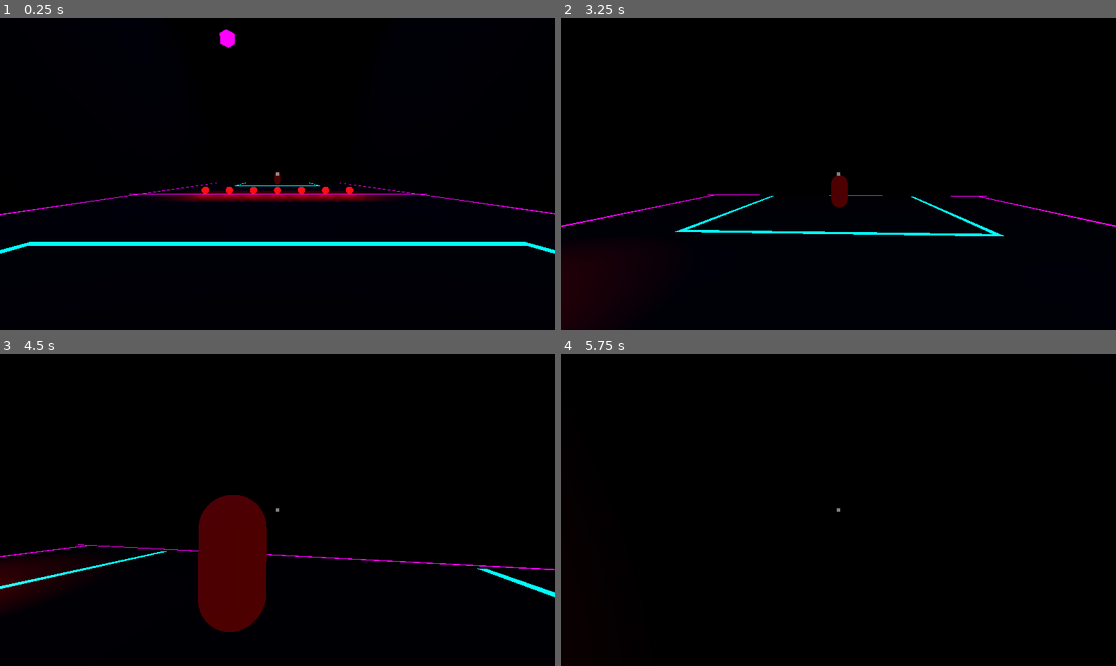
Above: before the commit, frames 1-4 (two rows, left to right).
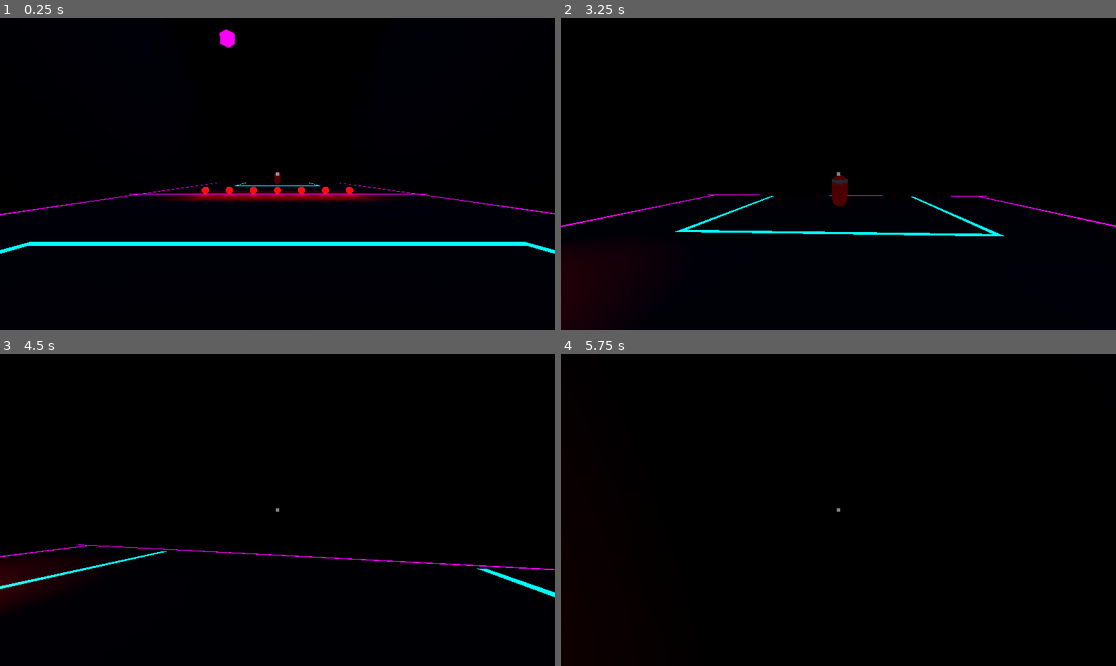
Above: after the commit, the same moments.

Repository: 548778-stack/dodge-ultimate
Game: Godot game, scene res://level_1.tscn
Two runs of this game, one before a commit and one after it. Both use one fixed random seed, a clock stepped at 60 frames per second and the inputs below.
Inputs (mouse positions are in pixels of both pictures, inside the frame that each line leads up to):
- Up to frame 1 (0.25 s): no input
- Up to frame 2 (3.25 s): tap Enter at 0.5 s; move the mouse to (866, 174) at 0.52 s; press the mouse at (866, 174) at 0.53 s; hold W (move_forward) from 0.53 s (still down); tap Space (jump) at 0.77, 1.52, 3.02 s; move the mouse to (810, 174) at 1.27 s; release the mouse at (810, 174) at 1.28 s; click (810, 174) at 1.35 s; move the mouse to (849, 167) at 2.02 s; press the mouse at (849, 167) at 2.03 s; move the mouse to (832, 180) at 2.77 s; release the mouse at (832, 180) at 2.78 s; click (832, 180) at 2.85 s
- Up to frame 3 (4.5 s): keep holding W (move_forward); move the mouse to (316, 513) at 3.52 s; press the mouse at (316, 513) at 3.53 s; tap Space (jump) at 3.77 s; move the mouse to (233, 506) at 4.27 s; release the mouse at (233, 506) at 4.28 s; click (233, 506) at 4.35 s
- Up to frame 4 (5.75 s): keep holding W (move_forward); tap Space (jump) at 4.52 s; move the mouse to (844, 510) at 5.02 s; press the mouse at (844, 510) at 5.03 s

The runs differ from the first frame. In frame 1, less than 0.1% of the frame differs, in the area x 49-51%, y 49-54%; in frame 2, less than 0.1%; in frame 3, 4.8%, in the area x 35-49%, y 45-90%; in frame 4, less than 0.1%.

Commit message:
added enemy behavior

Diff:
--- a/Enemy.tscn
+++ b/Enemy.tscn
@@ -11,10 +11,27 @@
 material = SubResource("StandardMaterial3D_tt7e2")
 
 [sub_resource type="BoxShape3D" id="BoxShape3D_tt7e2"]
-size = Vector3(1, 1.8598328, 1)
+size = Vector3(1, 1.8598328, 1.6005249)
+
+[sub_resource type="BoxShape3D" id="BoxShape3D_s7bn3"]
+size = Vector3(20, 8.525, 20)
+
+[sub_resource type="CylinderMesh" id="CylinderMesh_tt7e2"]
+height = 0.2
+
+[sub_resource type="CapsuleMesh" id="CapsuleMesh_tt7e2"]
+radius = 0.05
+height = 0.1
 
 [node name="Enemy" type="CharacterBody3D" unique_id=1436146039]
 script = ExtResource("1_tt7e2")
+min_throw_force = null
+max_throw_force = null
+throw_strength = null
+throw_interval = null
+player_path = null
+divider_x = null
+speed = null
 
 [node name="CollisionShape3D" type="CollisionShape3D" parent="." unique_id=1966790885]
 shape = SubResource("CapsuleShape3D_gqquq")
@@ -25,11 +42,31 @@
 [node name="NavigationAgent3D" type="NavigationAgent3D" parent="." unique_id=1465528661]
 
 [node name="HoldPosition" type="Marker3D" parent="." unique_id=915925379]
-transform = Transform3D(1, 0, 0, 0, 1, 0, 0, 0, 1, -0.39829445, 0, 0.49993396)
+transform = Transform3D(1, 0, 0, 0, 1, 0, 0, 0, 1, -0.45985568, 0, 0.7522011)
 
 [node name="PickUpArea" type="Area3D" parent="." unique_id=553782569]
 transform = Transform3D(1, 0, 0, 0, 1, 0, 0, 0, 1, 0, 0.14426184, 1.0207043)
 
 [node name="CollisionShape3D" type="CollisionShape3D" parent="PickUpArea" unique_id=1505541201]
-transform = Transform3D(1, 0, 0, 0, 1, 0, 0, 0, 1, 0, -0.07255554, 0)
+transform = Transform3D(1, 0, 0, 0, 1, 0, 0, 0, 1, 0, -0.07255554, 0.26602173)
 shape = SubResource("BoxShape3D_tt7e2")
+
+[node name="BallDetectionArea" type="Area3D" parent="." unique_id=960952184]
+
+[node name="CollisionShape3D" type="CollisionShape3D" parent="BallDetectionArea" unique_id=1725876078]
+transform = Transform3D(1, 0, 0, 0, 1, 0, 0, 0, 1, 0, 3.2503662, 0)
+shape = SubResource("BoxShape3D_s7bn3")
+
+[node name="Head" type="Node3D" parent="." unique_id=1440917691]
+
+[node name="MeshInstance3D2" type="MeshInstance3D" parent="Head" unique_id=1347121030]
+transform = Transform3D(1, 0, 0, 0, 1, 0, 0, 0, 1, 0, 0.6222724, 0)
+mesh = SubResource("CylinderMesh_tt7e2")
+
+[node name="MeshInstance3D3" type="MeshInstance3D" parent="Head" unique_id=1873740954]
+transform = Transform3D(1, 0, 0, 0, 1, 0, 0, 0, 1, -0.11661698, 0.47287077, 0.5027921)
+mesh = SubResource("CapsuleMesh_tt7e2")
+
+[node name="MeshInstance3D4" type="MeshInstance3D" parent="Head" unique_id=56432190]
+transform = Transform3D(1, 0, 0, 0, 1, 0, 0, 0, 1, 0.12254587, 0.47287077, 0.5027921)
+mesh = SubResource("CapsuleMesh_tt7e2")
--- a/enemy.gd
+++ b/enemy.gd
@@ -1,5 +1,12 @@
 extends CharacterBody3D
 
+@export var min_throw_force: float = 10.0
+@export var max_throw_force: float = 35.0
+@export_range(0.0, 1.0) var throw_strength: float = 0.7
+@export var throw_interval: float = 2.0
+
+@export var player_path: NodePath
+@export var divider_x: float = 0.0
 @export var speed: float = 4.0
 @export var gravity: float = ProjectSettings.get_setting(
     "physics/3d/default_gravity"
@@ -8,14 +15,18 @@
 @onready var navigation_agent: NavigationAgent3D = $NavigationAgent3D
 @onready var hold_position: Marker3D = $HoldPosition
 @onready var pickup_area: Area3D = $PickUpArea
+@onready var detection_area: Area3D = $BallDetectionArea
+@onready var player: Node3D = get_node_or_null(player_path) as Node3D
 
 var carried_ball: RigidBody3D
-var nearby_balls: Array[RigidBody3D] = []
+var detected_balls: Array[RigidBody3D] = []
+var throw_timer: float = 0.0
 
 
 func _ready() -> void:
-	pickup_area.body_entered.connect(_on_pickup_area_body_entered)
-	pickup_area.body_exited.connect(_on_pickup_area_body_exited)
+	detection_area.body_entered.connect(_on_detection_body_entered)
+	detection_area.body_exited.connect(_on_detection_body_exited)
+	pickup_area.body_entered.connect(_on_pickup_body_entered)
 
 
 func _physics_process(delta: float) -> void:
@@ -28,28 +39,33 @@
 		carried_ball.global_position = hold_position.global_position
 		velocity.x = 0.0
 		velocity.z = 0.0
+
+		throw_timer += delta
+		if can_detect_player() and throw_timer >= throw_interval:
+			throw_ball_at_player()
+
 		move_and_slide()
 		return
-	else:
-		carried_ball = null
+	carried_ball = null
 
-	# Remove balls that have been deleted.
-	for i in range(nearby_balls.size() - 1, -1, -1):
-		if not is_instance_valid(nearby_balls[i]):
-			nearby_balls.remove_at(i)
+	# Forget balls that were removed or have crossed onto the player's side.
+	for i in range(detected_balls.size() - 1, -1, -1):
+		var ball := detected_balls[i]
+		if not is_instance_valid(ball) or ball.global_position.x >= divider_x:
+			detected_balls.remove_at(i)
 
-	if nearby_balls.is_empty():
+	var target := _get_nearest_ball()
+
+	if target == null:
 		velocity.x = 0.0
 		velocity.z = 0.0
 		move_and_slide()
 		return
 
-	var target_ball: RigidBody3D = nearby_balls[0]
-	navigation_agent.target_position = target_ball.global_position
+	navigation_agent.target_position = target.global_position
 
 	if not navigation_agent.is_navigation_finished():
-		var next_position := navigation_agent.get_next_path_position()
-		var direction := next_position - global_position
+		var direction := navigation_agent.get_next_path_position() - global_position
 		direction.y = 0.0
 		direction = direction.normalized()
 		velocity.x = direction.x * speed
@@ -61,21 +77,75 @@
 	move_and_slide()
 
 
-func _on_pickup_area_body_entered(body: Node3D) -> void:
+func _get_nearest_ball() -> RigidBody3D:
+	var closest: RigidBody3D = null
+	var closest_distance := INF
+
+	for ball in detected_balls:
+		if not is_instance_valid(ball):
+			continue
+
+		var distance := global_position.distance_squared_to(ball.global_position)
+		if distance < closest_distance:
+			closest_distance = distance
+			closest = ball
+
+	return closest
+
+
+func _on_detection_body_entered(body: Node3D) -> void:
 	if body is RigidBody3D:
 		var ball := body as RigidBody3D
-		if not nearby_balls.has(ball):
-			nearby_balls.append(ball)
-
-		# Pick it up when it enters the area.
-		carried_ball = ball
-		ball.freeze = true
-		ball.linear_velocity = Vector3.ZERO
-		ball.angular_velocity = Vector3.ZERO
-		ball.reparent(hold_position, true)
-		ball.global_position = hold_position.global_position
+		if ball.global_position.x < divider_x and not detected_balls.has(ball):
+			detected_balls.append(ball)
 
 
-func _on_pickup_area_body_exited(body: Node3D) -> void:
+func _on_detection_body_exited(body: Node3D) -> void:
 	if body is RigidBody3D:
-		nearby_balls.erase(body)
+		detected_balls.erase(body)
+
+
+func _on_pickup_body_entered(body: Node3D) -> void:
+	if carried_ball != null or not body is RigidBody3D:
+		return
+
+	var ball := body as RigidBody3D
+
+	# Only pick up balls on the enemy's side.
+	if ball.global_position.x >= divider_x:
+		return
+
+	carried_ball = ball
+	carried_ball.freeze = true
+	carried_ball.linear_velocity = Vector3.ZERO
+	carried_ball.angular_velocity = Vector3.ZERO
+	carried_ball.reparent(hold_position, true)
+	carried_ball.global_position = hold_position.global_position
+	detected_balls.erase(carried_ball)
+
+
+func can_detect_player() -> bool:
+	return is_instance_valid(player) and player.global_position.x >= divider_x
+
+
+func throw_ball_at_player() -> void:
+	if not is_instance_valid(carried_ball) or not is_instance_valid(player):
+		return
+
+	throw_timer = 0.0
+
+	var ball_to_throw := carried_ball
+	carried_ball = null
+	detected_balls.erase(ball_to_throw)
+
+	# Move the ball out of the HoldPosition before applying physics.
+	ball_to_throw.reparent(get_tree().current_scene, true)
+	ball_to_throw.global_position = hold_position.global_position
+	ball_to_throw.freeze = false
+
+	var throw_direction := player.global_position - ball_to_throw.global_position
+	throw_direction.y += 1.0 # Aim slightly upward.
+	throw_direction = throw_direction.normalized()
+
+	var final_force: float = lerpf(min_throw_force, max_throw_force, throw_strength)
+	ball_to_throw.linear_velocity = throw_direction * final_force
--- a/level_1.tscn
+++ b/level_1.tscn
@@ -122,31 +122,31 @@
 transform = Transform3D(-4.371139e-08, 0, 1, 0, 1, 0, -1, 0, -4.371139e-08, -22.5, -0.49, 0)
 mesh = SubResource("BoxMesh_5hph3")
 
-[node name="WhiteNeonStripes5" type="MeshInstance3D" parent="NavigationRegion3D/Floor" unique_id=1545261904]
+[node name="DividingLine" type="MeshInstance3D" parent="NavigationRegion3D/Floor" unique_id=1545261904]
 transform = Transform3D(-4.371139e-08, 0, 1, 0, 1, 0, -1, 0, -4.371139e-08, 0, -0.49, 0)
 mesh = SubResource("BoxMesh_5hph3")
 
-[node name="NeonCyanStripes" type="MeshInstance3D" parent="NavigationRegion3D/Floor" unique_id=378677964]
+[node name="NeonCyanLeftLineP" type="MeshInstance3D" parent="NavigationRegion3D/Floor" unique_id=378677964]
 transform = Transform3D(1, 0, 0, 0, 1, 0, 0, 0, 1, 17, -0.49, 6)
 mesh = SubResource("BoxMesh_gyffv")
 
-[node name="NeonCyanStripes2" type="MeshInstance3D" parent="NavigationRegion3D/Floor" unique_id=619314314]
+[node name="NeonCyanRightLineP" type="MeshInstance3D" parent="NavigationRegion3D/Floor" unique_id=619314314]
 transform = Transform3D(1, 0, 0, 0, 1, 0, 0, 0, 1, 17, -0.49, -6)
 mesh = SubResource("BoxMesh_gyffv")
 
-[node name="NeonCyanStripes4" type="MeshInstance3D" parent="NavigationRegion3D/Floor" unique_id=1693449259]
-transform = Transform3D(1, 0, 0, 0, 1, 0, 0, 0, 1, -17, -0.49, 6)
-mesh = SubResource("BoxMesh_gyffv")
-
-[node name="NeonCyanStripes5" type="MeshInstance3D" parent="NavigationRegion3D/Floor" unique_id=827900588]
-transform = Transform3D(1, 0, 0, 0, 1, 0, 0, 0, 1, -17, -0.49, -6)
-mesh = SubResource("BoxMesh_gyffv")
-
-[node name="NeonCyanStripes3" type="MeshInstance3D" parent="NavigationRegion3D/Floor" unique_id=188912865]
+[node name="NeonCyanFrontLineP" type="MeshInstance3D" parent="NavigationRegion3D/Floor" unique_id=188912865]
 transform = Transform3D(-4.371139e-08, 0, 1, 0, 1, 0, -1, 0, -4.371139e-08, 12, -0.49, 0)
 mesh = SubResource("BoxMesh_1pe0h")
 
-[node name="NeonCyanStripes6" type="MeshInstance3D" parent="NavigationRegion3D/Floor" unique_id=948942126]
+[node name="NeonCyanRightLineE" type="MeshInstance3D" parent="NavigationRegion3D/Floor" unique_id=1693449259]
+transform = Transform3D(1, 0, 0, 0, 1, 0, 0, 0, 1, -17, -0.49, 6)
+mesh = SubResource("BoxMesh_gyffv")
+
+[node name="NeonCyanLeftLineE" type="MeshInstance3D" parent="NavigationRegion3D/Floor" unique_id=827900588]
+transform = Transform3D(1, 0, 0, 0, 1, 0, 0, 0, 1, -17, -0.49, -6)
+mesh = SubResource("BoxMesh_gyffv")
+
+[node name="NeonCyanFrontLineE" type="MeshInstance3D" parent="NavigationRegion3D/Floor" unique_id=948942126]
 transform = Transform3D(-4.371139e-08, 0, 1, 0, 1, 0, -1, 0, -4.371139e-08, -12, -0.49, 0)
 mesh = SubResource("BoxMesh_1pe0h")
 
@@ -262,4 +262,6 @@
 transform = Transform3D(-4.371139e-08, 0, 1, 0, 1, 0, -1, 0, -4.371139e-08, 17, 0, 0)
 
 [node name="Enemy" parent="." unique_id=1436146039 instance=ExtResource("6_5hph3")]
-transform = Transform3D(1, 0, 0, 0, 1, 0, 0, 0, 1, -17, 0, 0)
+transform = Transform3D(-4.371139e-08, 0, 1, 0, 1, 0, -1, 0, -4.371139e-08, -17.429539, 0, 0)
+player_path = NodePath("../Player")
+divider_x = 0.25
Not shown, added: Enemy.tscn2658423545.tmp
Not shown, added: Enemy.tscn2726068182.tmp
